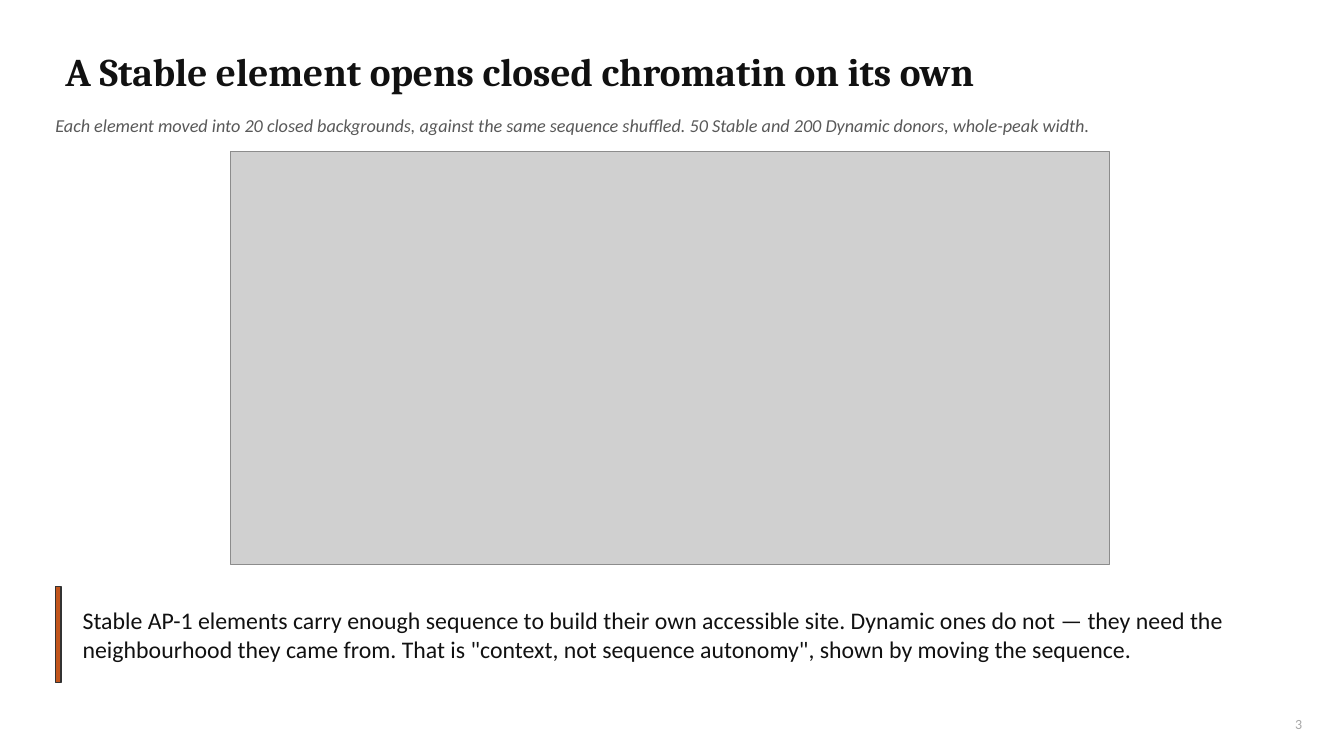
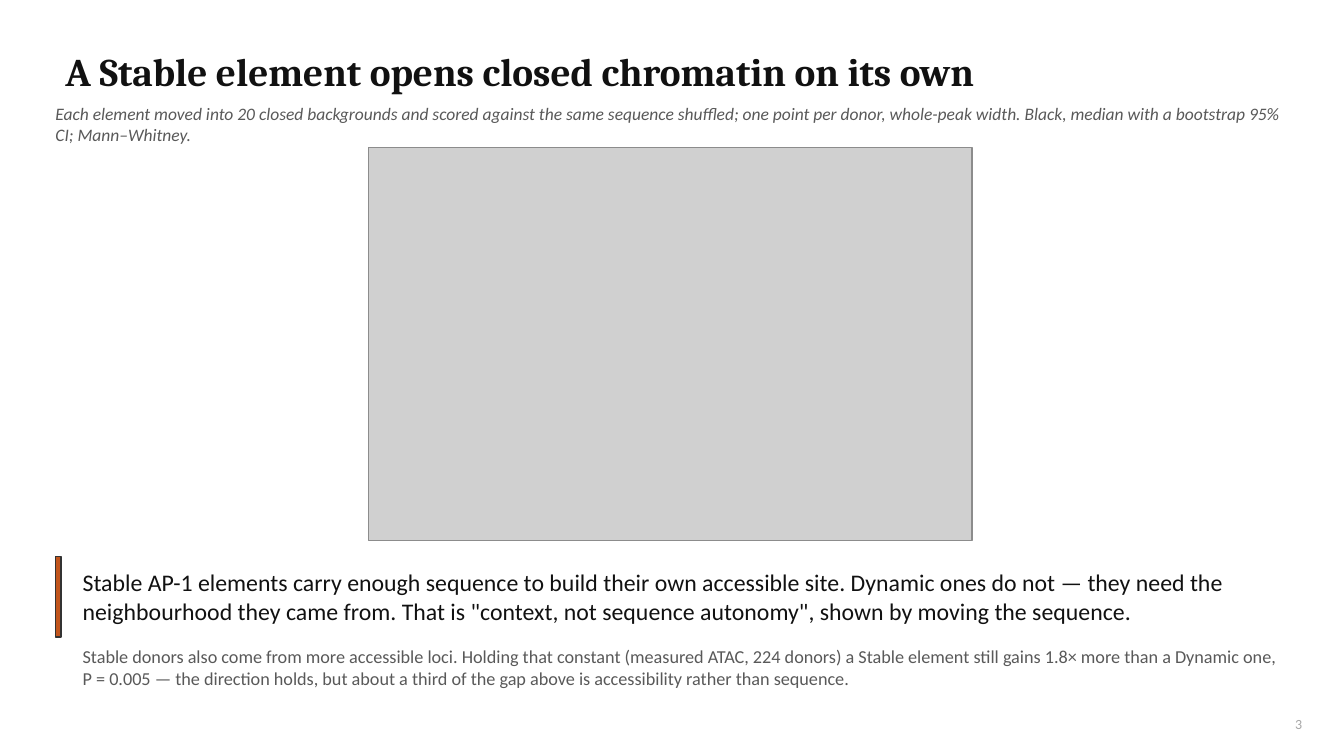
Before and after one commit to cytokine4242/Alpha_Genome_Ap1, a slide deck: slide 3 of Analysis/AP1_fibroblast_lab_meeting.pptx. Drawn at 1344x756 pixels with LibreOffice and Linux fonts; fonts in the diff are those of the drawing; grey boxes stand for pictures. Boxes give left, top, right and bottom in pixels: in the first picture for what was removed or moved away, otherwise in the second. Text is boxed around its words. In the diff, an @@ line names an element or a change of style, - is before the commit and + after.

```diff
--- a/Analysis/AP1_fibroblast_lab_meeting.pptx
+++ b/Analysis/AP1_fibroblast_lab_meeting.pptx
@@ text at [55, 108, 1279, 144]: text changed; size 13 to 12.5 pt @@
-Each element moved into 20 closed backgrounds, against the same sequence shuffled. 50 Stable and 200 Dynamic donors, whole-peak width.
+Each element moved into 20 closed backgrounds and scored against the same sequence shuffled; one point per donor, whole-peak width. Black, median with a bootstrap 95% CI; Mann–Whitney.
@@ picture: place and size @@
-picture at [231, 151, 1110, 565]
+picture at [369, 147, 973, 540]
@@ rectangle: place and size @@
-rectangle at [55, 587, 62, 683]
+rectangle at [55, 557, 62, 637]
@@ text "Stable AP-1 elements carry enough ...": place and size @@
-text "Stable AP-1 elements carry enough ..." at [83, 612, 1222, 662]
+text "Stable AP-1 elements carry enough ..." at [83, 574, 1222, 624]
@@ text added at [83, 650, 1276, 688], 13 pt, text #595959 @@
+Stable donors also come from more accessible loci. Holding that constant (measured ATAC, 224 donors) a Stable element still gains 1.8× more than a Dynamic one, P = 0.005 — the direction holds, but about a third of the gap above is accessibility rather than sequence.
```
Also in this commit, not shown: 3 other slides changed, 7 other files.
